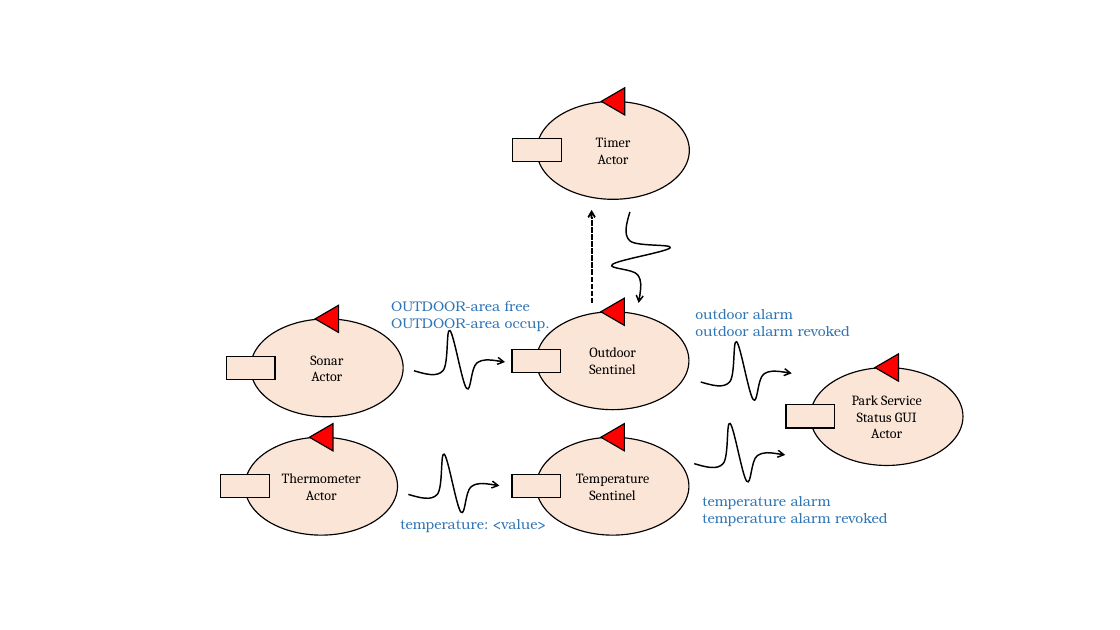
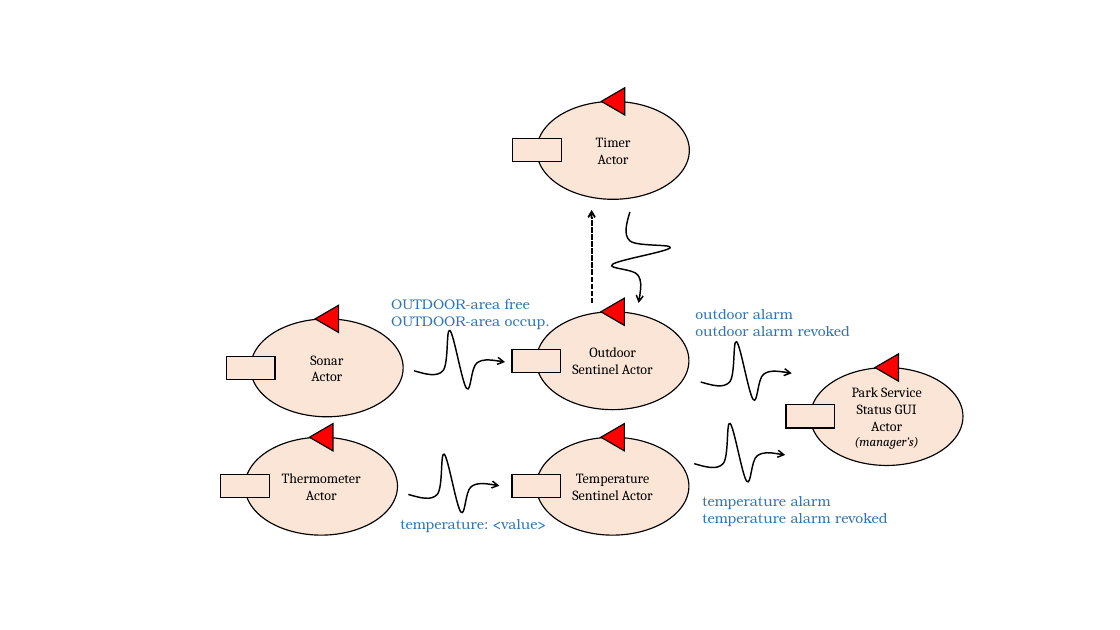
Before and after one commit to JackFantaz/FantazziniGiacomoIss, a slide deck: slide 7 of FinalTask/userDocs/img/final_task_schema.pptx. Drawn at 1120x630 pixels with LibreOffice and Linux fonts; fonts in the diff are those of the drawing. Boxes give left, top, right and bottom in pixels: in the first picture for what was removed or moved away, otherwise in the second. Text is boxed around its words. In the diff, an @@ line names an element or a change of style, - is before the commit and + after.

```diff
--- a/FinalTask/userDocs/img/final_task_schema.pptx
+++ b/FinalTask/userDocs/img/final_task_schema.pptx
@@ text "OUTDOOR-area free": place and size @@
-text "OUTDOOR-area free" at box(391, 301, 550, 333)
+text "OUTDOOR-area free" at box(391, 299, 550, 329)
@@ text in ellipse at box(572, 347, 653, 374): text changed @@
-Outdoor Sentinel
+Outdoor Sentinel Actor
@@ text in ellipse at box(855, 437, 919, 449): paragraph added @@
+(manager’s)
@@ text in ellipse at box(572, 473, 653, 500): text changed @@
-Temperature Sentinel
+Temperature Sentinel Actor
```
Also in this commit, not shown: 2 other slides changed, 7 other files.
